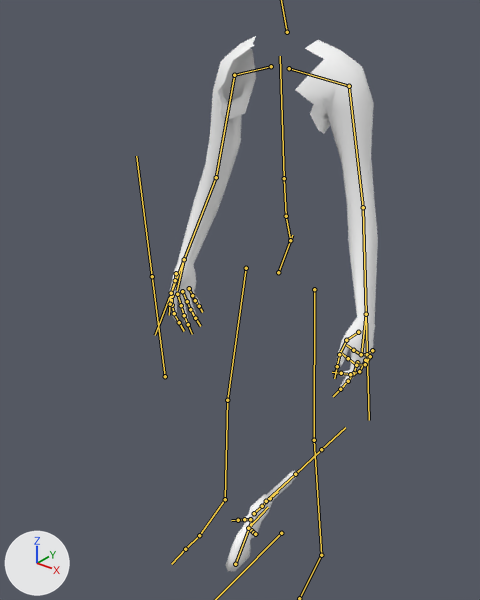
A saved change to the FBX model Assets/Models/Rigs/RigWithRevolver.fbx.
One viewpoint serves both versions: a camera (50 mm lens) standing at (7.67, -10.59, 13.75) and looking at (-0.48, -0.4, 7.44). Lighting does not change. The marker at lower left points along +X, +Y and +Z. The bones that bend it are drawn over the model as lines.

In view in the first picture: 'Rig:Female1605'.
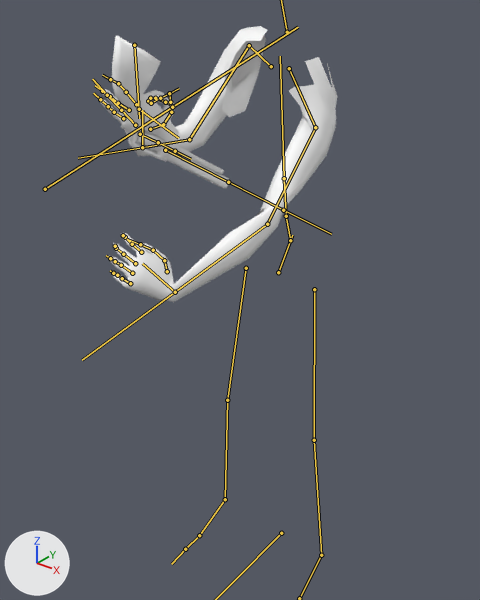
The newer file adds an action. The first version stands in its rest pose; the second is drawn at frame 70 of the action 'Rig|Spin'.

Location of each change, (x1, y1, x2, y2) in pixels of the pictures (480 x 600 px):
'Rig:Female1605', posed (13% wider, 48% shorter)
    before: (168, 36, 378, 571)
    after: (100, 26, 338, 302)
bone 'clavicle_l', root to tip
    before: (289, 68) to (349, 86)
    after: (289, 68) to (315, 127)
bone 'upperarm_l', root to tip
    before: (349, 86) to (363, 207)
    after: (315, 127) to (267, 224)
bone 'lowerarm_l', root to tip
    before: (363, 207) to (366, 314)
    after: (267, 224) to (175, 292)
bone 'clavicle_r', root to tip
    before: (271, 66) to (234, 75)
    after: (271, 66) to (249, 45)
bone 'upperarm_r', root to tip
    before: (234, 75) to (216, 177)
    after: (249, 45) to (189, 139)
bone 'lowerarm_r', root to tip
    before: (216, 177) to (184, 259)
    after: (189, 139) to (142, 147)
bone 'hand_l.001', root to tip
    before: (366, 314) to (366, 314)
    after: (175, 292) to (175, 292)
bone 'hand_l', root to tip
    before: (366, 314) to (361, 354)
    after: (175, 292) to (142, 263)
bone 'index_01_l', root to tip
    before: (357, 362) to (353, 373)
    after: (141, 252) to (132, 244)
bone 'index_02_l', root to tip
    before: (353, 373) to (348, 381)
    after: (132, 244) to (125, 237)
bone 'index_03_l', root to tip
    before: (348, 381) to (340, 389)
    after: (125, 237) to (123, 235)
bone 'middle_01_l', root to tip
    before: (365, 360) to (359, 371)
    after: (135, 263) to (123, 254)
bone 'middle_02_l', root to tip
    before: (359, 371) to (350, 374)
    after: (123, 254) to (116, 248)
bone 'middle_03_l', root to tip
    before: (350, 374) to (341, 373)
    after: (116, 248) to (115, 246)
bone 'pinky_01_l', root to tip
    before: (372, 350) to (367, 354)
    after: (130, 283) to (122, 278)
bone 'pinky_02_l', root to tip
    before: (367, 354) to (361, 354)
    after: (122, 278) to (117, 275)
bone 'pinky_03_l', root to tip
    before: (361, 354) to (353, 350)
    after: (117, 275) to (113, 273)
bone 'ring_01_l', root to tip
    before: (370, 356) to (365, 364)
    after: (132, 273) to (121, 265)
bone 'ring_02_l', root to tip
    before: (365, 364) to (356, 365)
    after: (121, 265) to (115, 261)
bone 'ring_03_l', root to tip
    before: (356, 365) to (348, 358)
    after: (115, 261) to (110, 258)
bone 'thumb_01_l', root to tip
    before: (358, 332) to (346, 340)
    after: (167, 271) to (164, 260)
bone 'thumb_02_l', root to tip
    before: (346, 340) to (339, 354)
    after: (164, 260) to (153, 250)
bone 'hand_r.001', root to tip
    before: (184, 259) to (184, 259)
    after: (142, 147) to (142, 147)
bone 'index_01_r', root to tip
    before: (172, 296) to (172, 305)
    after: (148, 101) to (150, 98)
bone 'index_02_r', root to tip
    before: (172, 305) to (174, 313)
    after: (150, 98) to (155, 98)
bone 'middle_01_r', root to tip
    before: (177, 294) to (181, 305)
    after: (136, 104) to (126, 92)
bone 'middle_02_r', root to tip
    before: (181, 305) to (184, 315)
    after: (126, 92) to (118, 83)
bone 'pinky_01_r', root to tip
    before: (189, 288) to (192, 295)
    after: (123, 118) to (114, 112)
bone 'ring_01_r', root to tip
    before: (182, 291) to (187, 301)
    after: (129, 110) to (118, 103)
bone 'thumb_02_r', root to tip
    before: (175, 280) to (171, 293)
    after: (163, 124) to (171, 112)
bone 'thumb_03_r', root to tip
    before: (171, 293) to (170, 304)
    after: (171, 112) to (170, 102)
bone 'Uchwyt', root to tip
    before: (235, 564) to (251, 523)
    after: (134, 45) to (139, 118)
bone 'Bebenek', root to tip
    before: (254, 513) to (262, 506)
    after: (140, 134) to (158, 142)
bone 'Przeladowanie', root to tip
    before: (250, 519) to (244, 519)
    after: (135, 125) to (121, 110)

The change in detail:
Bone 'clavicle_l' (bone_clavicle_l) turns from (0, 0, 0) to (5, 11, -46) degrees about its own x, y and z.
Bone 'upperarm_l' (bone_upperarm_l) turns from (0, 0, 0) to (39, -9, 39) degrees about its own x, y and z.
Bone 'lowerarm_l' (bone_lowerarm_l) turns from (0, 0, 0) to (-37, 82, -73) degrees about its own x, y and z.
Bone 'clavicle_r' (bone_clavicle_r) turns from (0, 0, 0) to (-16, 13, -32) degrees about its own x, y and z.
Bone 'upperarm_r' (bone_upperarm_r) turns from (0, 0, 0) to (26, -14, 27) degrees about its own x, y and z.
Bone 'lowerarm_r' (bone_lowerarm_r) turns from (0, 0, 0) to (54, -5, 10) degrees about its own x, y and z.
Bone 'hand_l.001' (bone_hand_l_001) moves from (0.0, 0.0, 0.0) to (2.75, -2.35, 0.79).
Bone 'hand_l.001' (bone_hand_l_001) turns from (0, 0, 0) to (-39, -122, 5) degrees about its own x, y and z.
Bone 'hand_l' (bone_hand_l) turns from (0, 0, 0) to (5, 0, 1) degrees about its own x, y and z.
Bone 'index_01_l' (bone_index_01_l) turns from (0, 0, 0) to (18, -48, 5) degrees about its own x, y and z.
Bone 'index_02_l' (bone_index_02_l) turns from (0, 0, 0) to (10, 26, 8) degrees about its own x, y and z.
Bone 'index_03_l' (bone_index_03_l) turns from (0, 0, 0) to (35, -24, 13) degrees about its own x, y and z.
Bone 'middle_01_l' (bone_middle_01_l) turns from (0, 0, 0) to (1, -2, 23) degrees about its own x, y and z.
Bone 'middle_02_l' (bone_middle_02_l) turns from (0, 0, 0) to (-13, -3, -10) degrees about its own x, y and z.
Bone 'middle_03_l' (bone_middle_03_l) turns from (0, 0, 0) to (7, -9, 15) degrees about its own x, y and z.
Bone 'pinky_01_l' (bone_pinky_01_l) turns from (0, 0, 0) to (-16, 48, 5) degrees about its own x, y and z.
Bone 'pinky_02_l' (bone_pinky_02_l) turns from (0, 0, 0) to (-23, 0, 0) degrees about its own x, y and z.
Bone 'pinky_03_l' (bone_pinky_03_l) turns from (0, 0, 0) to (-24, 0, 0) degrees about its own x, y and z.
Bone 'ring_01_l' (bone_ring_01_l) turns from (0, 0, 0) to (-4, 0, 23) degrees about its own x, y and z.
Bone 'ring_02_l' (bone_ring_02_l) turns from (0, 0, 0) to (-8, 0, -9) degrees about its own x, y and z.
Bone 'ring_03_l' (bone_ring_03_l) turns from (0, 0, 0) to (-30, 0, 0) degrees about its own x, y and z.
Bone 'thumb_01_l' (bone_thumb_01_l) turns from (0, 0, 0) to (-20, 0, -1) degrees about its own x, y and z.
Bone 'thumb_02_l' (bone_thumb_02_l) turns from (0, 0, 0) to (7, -4, 15) degrees about its own x, y and z.
Bone 'hand_r.001' (bone_hand_r_001) moves from (0.0, 0.0, 0.0) to (-2.15, -1.14, 3.15).
Bone 'hand_r.001' (bone_hand_r_001) turns from (0, 0, 0) to (-27, 157, -25) degrees about its own x, y and z.
Bone 'index_01_r' (bone_index_01_r) turns from (0, 0, 0) to (24, 7, -23) degrees about its own x, y and z.
Bone 'index_02_r' (bone_index_02_r) turns from (0, 0, 0) to (-8, 51, -16) degrees about its own x, y and z.
Bone 'middle_01_r' (bone_middle_01_r) turns from (0, 0, 0) to (-15, 6, 44) degrees about its own x, y and z.
Bone 'middle_02_r' (bone_middle_02_r) turns from (0, 0, 0) to (16, -27, -13) degrees about its own x, y and z.
Bone 'pinky_01_r' (bone_pinky_01_r) turns from (0, 0, 0) to (-39, 24, 57) degrees about its own x, y and z.
Bone 'ring_01_r' (bone_ring_01_r) turns from (0, 0, 0) to (-10, 5, 50) degrees about its own x, y and z.
Bone 'thumb_02_r' (bone_thumb_02_r) turns from (0, 0, 0) to (8, -77, -18) degrees about its own x, y and z.
Bone 'thumb_03_r' (bone_thumb_03_r) turns from (0, 0, 0) to (-12, -1, -25) degrees about its own x, y and z.
Bone 'Uchwyt' (bone_uchwyt) moves from (0.0, 0.0, 0.0) to (0.37, 9.39, 9.97).
Bone 'Uchwyt' (bone_uchwyt) turns from (0, 0, 0) to (-46, 15, 151) degrees about its own x, y and z.
Bone 'Bebenek' (bone_bebenek) moves from (0.0, 0.0, 0.0) to (-0.02, 0.0, 0.0).
Bone 'Bebenek' (bone_bebenek) turns from (0, 0, 0) to (-1, 160, -5) degrees about its own x, y and z.
Bone 'Przeladowanie' (bone_przeladowanie) turns from (0, 0, 0) to (53, 2, -5) degrees about its own x, y and z.
